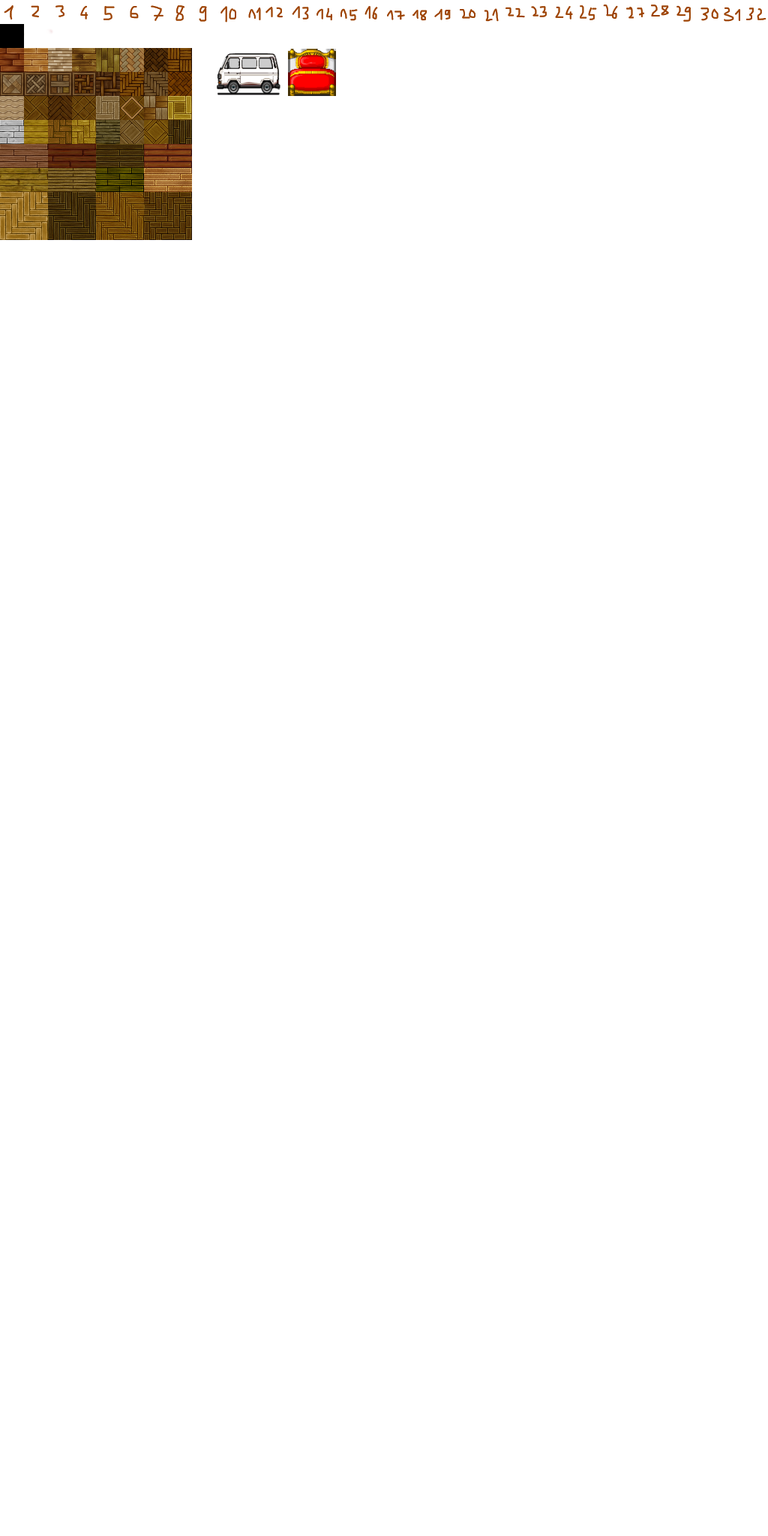
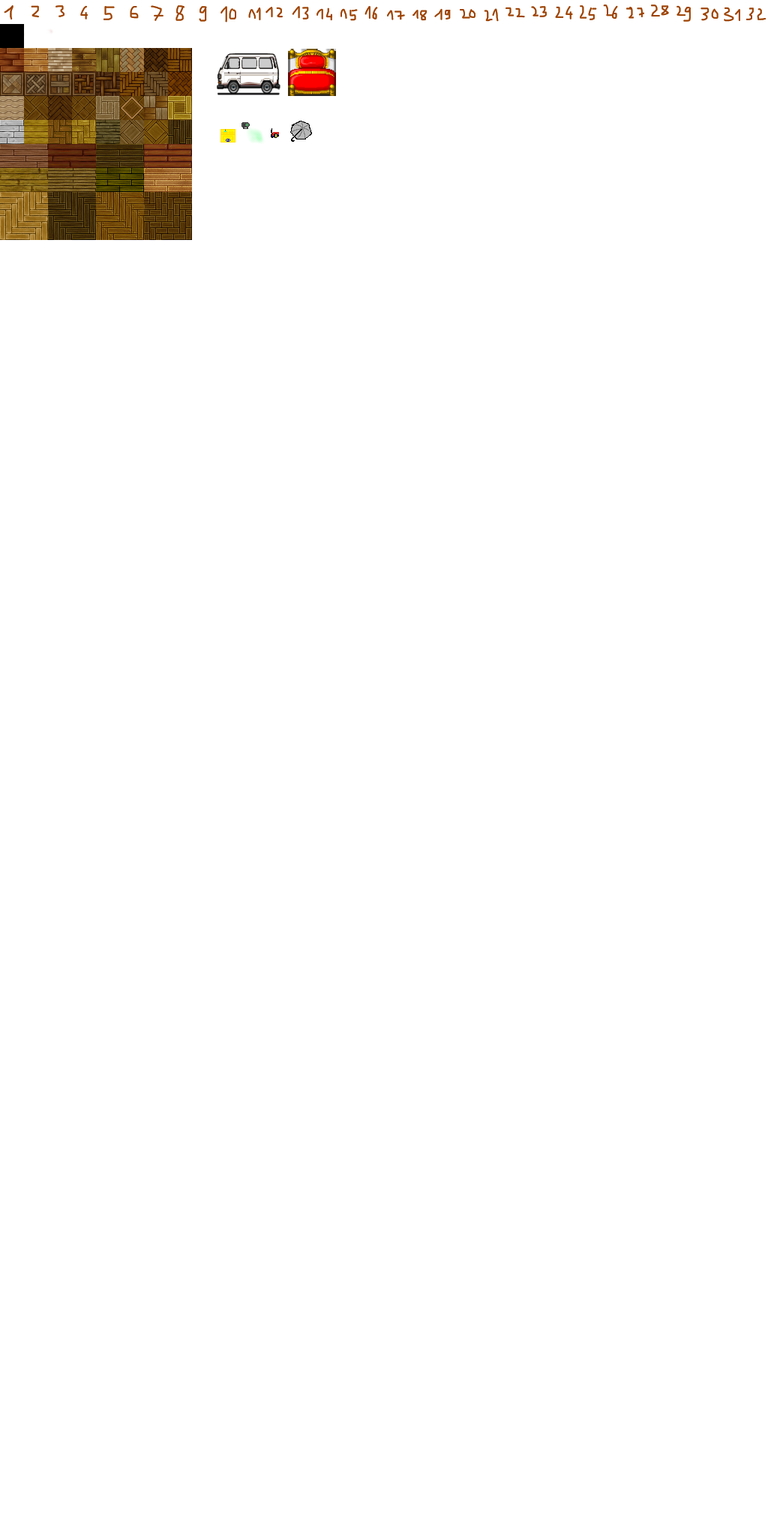
Layers edited between the first and the second (768, 1536) image:
painted on "bed" over (220, 120, 312, 145)
painted on "rudi" over (220, 120, 312, 145)
